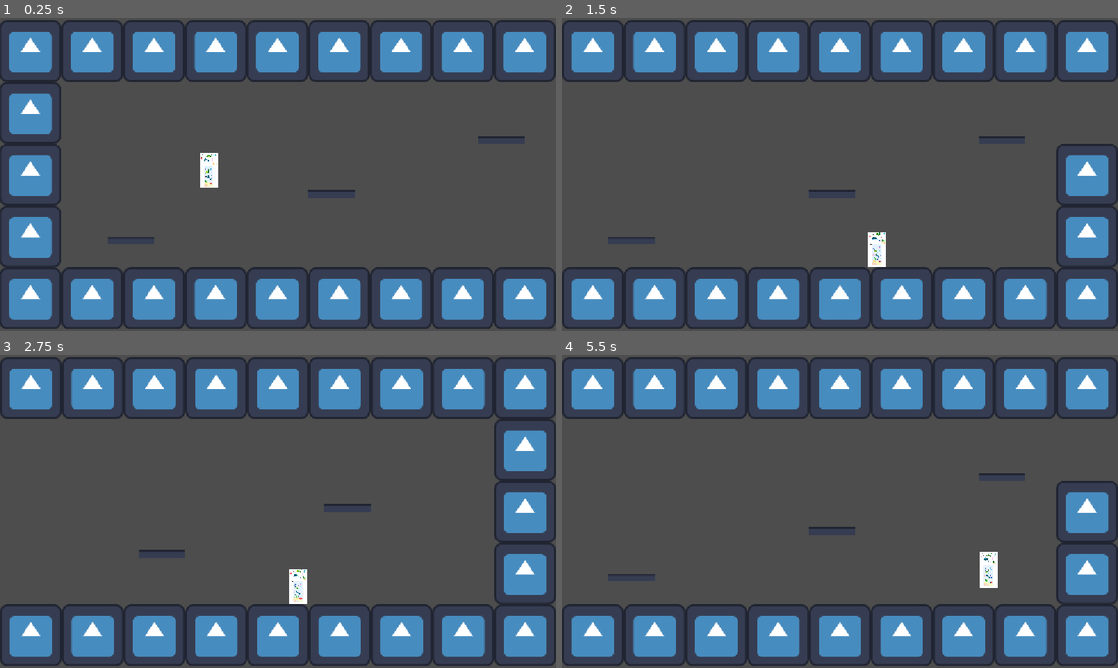
Above: before the commit, frames 1-4 (two rows, left to right).
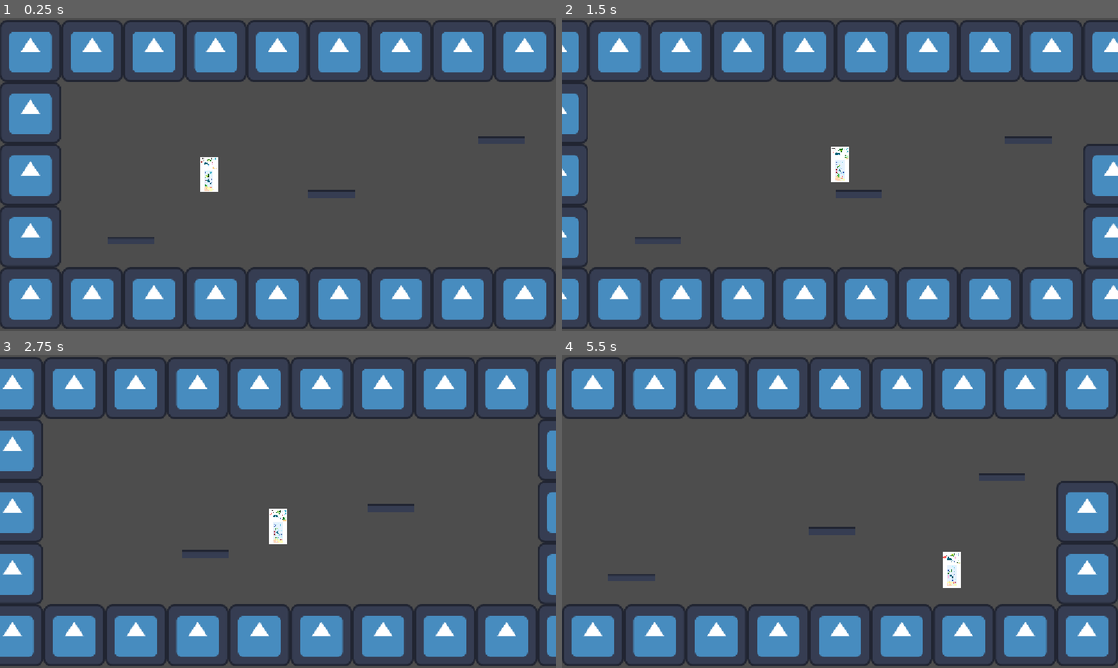
Above: after the commit, the same moments.

Repository: benjaminChambo/game-jamimag
Game: Godot game, scene res://Scènes/SceneTestPrincipale.tscn
The game is run twice, just before and just after one commit, with the same random seed, the same clock (stepped at 60 frames per second) and the same inputs. The engine's default icon, where the game draws it, is replaced by a stand-in: a white triangle on a blue panel in a dark square.
Inputs:
- Up to frame 1 (0.25 s): no input
- Up to frame 2 (1.5 s): hold D (right_d) from 0.53 s (still down); tap Space (space_jump) at 0.6, 0.77, 1.07 s; tap O (dash_o) at 1.35 s
- Up to frame 3 (2.75 s): tap Space (space_jump) at 1.52, 1.55, 1.82, 2.3 s; release D (right_d) at 2.03 s; hold Q (left_q) from 2.03 s (still down); tap P (turn_page_p) at 2.1 s
- Up to frame 4 (5.5 s): release Q (left_q) at 2.78 s; hold D (right_d) 2.78-4.28 s; tap Space (space_jump) at 2.85, 3.02, 3.32, 3.77, 3.8, 4.07, 4.52, 4.55, 4.82, 5.1 s; tap O (dash_o) at 3.6 s; hold Q (left_q) 4.28-5.03 s; tap P (turn_page_p) at 4.35 s; hold D (right_d) from 5.03 s (still down)

The runs differ from the first frame. In frame 1, 0.2% of the frame differs, in the area x 36-40%, y 43-56%; in frame 2, 24%; in frame 3, 28%, in the area x 0-100%, y 0-100%; in frame 4, 0.8%.

Commit message:
Intégration du script joueur depuis main

Diff:
--- a/scripts/Personnage/character_body_2d.gd
+++ b/scripts/Personnage/character_body_2d.gd
@@ -5,19 +5,18 @@
 const JUMP_VELOCITY = -700.0
 
 # Gravity - you can get it from project settings or define it here
-var gravity = ProjectSettings.get_setting("physics/2d/default_gravity")
+var gravity = Vector2(0, 2000)
 
 # Other variables you might need
 #var air_jumps = 1         # For a double jump
 #var current_air_jumps = 0
 
 # Variables for "game feel" techniques (we'll initialize them later)
-#var coyote_timer = 0.0
-#const COYOTE_TIME_THRESHOLD = 0.1 # 100 milliseconds of coyote time
+var coyote_timer = 0.0
+const COYOTE_TIME_THRESHOLD = 0.15 # 100 milliseconds of coyote time
 
 #var jump_buffer_timer = 0.0
 #const JUMP_BUFFER_TIME_THRESHOLD = 0.1 # 100 milliseconds for jump buffer
-#
 
 # Constantes et variables pour le dash
 const DASH_AMT: float = 700.0
@@ -28,12 +27,42 @@
 var dash_dir: Vector2 = Vector2.RIGHT
 var dash_timer: float = 0.0
 
+# Constantes et variables pour le wall jump
+const WALL_GRAVITY = 7000.0
+const WALL_JUMP_PUSH_FORCE = 450.0
+const WALL_JUMP_VELOCITY = -500.0
+
+var wall_coyote = 0.0
+const WALL_COYOTE_TIME = 0.2
+
+var wall_jump_lock = 0.0
+const WALL_JUMP_LOCK_TIME = 0.2
+
+var look_dir_x = 1
+var direction_wall = Input.get_axis("left_q", "right_d")
+
+
 func _physics_process(delta: float) -> void:
 
 	# Add the gravity.
 	if !is_dashing:
-		if not is_on_floor():
-			velocity += get_gravity() * delta
+		if !is_on_floor() and velocity.y > 0 and is_on_wall():
+			if get_wall_normal().x > 0 and Input.is_action_pressed("left_q"):
+				look_dir_x = -1
+				wall_coyote = WALL_COYOTE_TIME
+				velocity.y = WALL_GRAVITY * delta
+			elif get_wall_normal().x < 0 and Input.is_action_pressed("right_d"):
+				look_dir_x = 1
+				wall_coyote = WALL_COYOTE_TIME
+				velocity.y = WALL_GRAVITY * delta
+			else:
+				velocity += gravity * delta
+				wall_coyote -= delta
+		elif !is_on_floor():
+			velocity += gravity * delta
+			wall_coyote -= delta
+		else:
+			wall_coyote -= delta
 
 	if is_on_floor():
 		if !is_dashing and !can_dash:
@@ -46,15 +75,35 @@
 		# Get the input direction and handle the movement/deceleration.
 		# As good practice, you should replace UI actions with custom gameplay actions.
 		var direction := Input.get_axis("left_q", "right_d")
-		if direction:
-			velocity.x = direction * SPEED
-		else:
-			velocity.x = move_toward(velocity.x, 0, SPEED)
+		if wall_jump_lock <= 0:
+			if direction:
+				velocity.x = direction * SPEED
+			else:
+				velocity.x = move_toward(velocity.x, 0, SPEED)
 
 	if Input.is_action_just_pressed("turn_page_p"):
 		pass
 
 	_dash_logic(delta)
+
+	# Coyote on floor mechanic
+	if is_on_floor():
+		coyote_timer = COYOTE_TIME_THRESHOLD
+	else:
+		if coyote_timer > 0.0:
+			if Input.is_action_just_pressed("space_jump"):
+				velocity.y = JUMP_VELOCITY
+		coyote_timer -= delta
+
+	# Wall jump
+	if wall_coyote > 0.0:
+		if Input.is_action_just_pressed("space_jump"):
+			velocity.y = WALL_JUMP_VELOCITY
+			wall_jump_lock = WALL_JUMP_LOCK_TIME
+
+	if wall_jump_lock > 0.0:
+		wall_jump_lock -= delta
+		velocity.x = -look_dir_x * WALL_JUMP_PUSH_FORCE
 
 func _dash_logic(delta: float) -> void:
 
Not shown, changed: scripts/Personnage/character_body_2d.gd.uid
